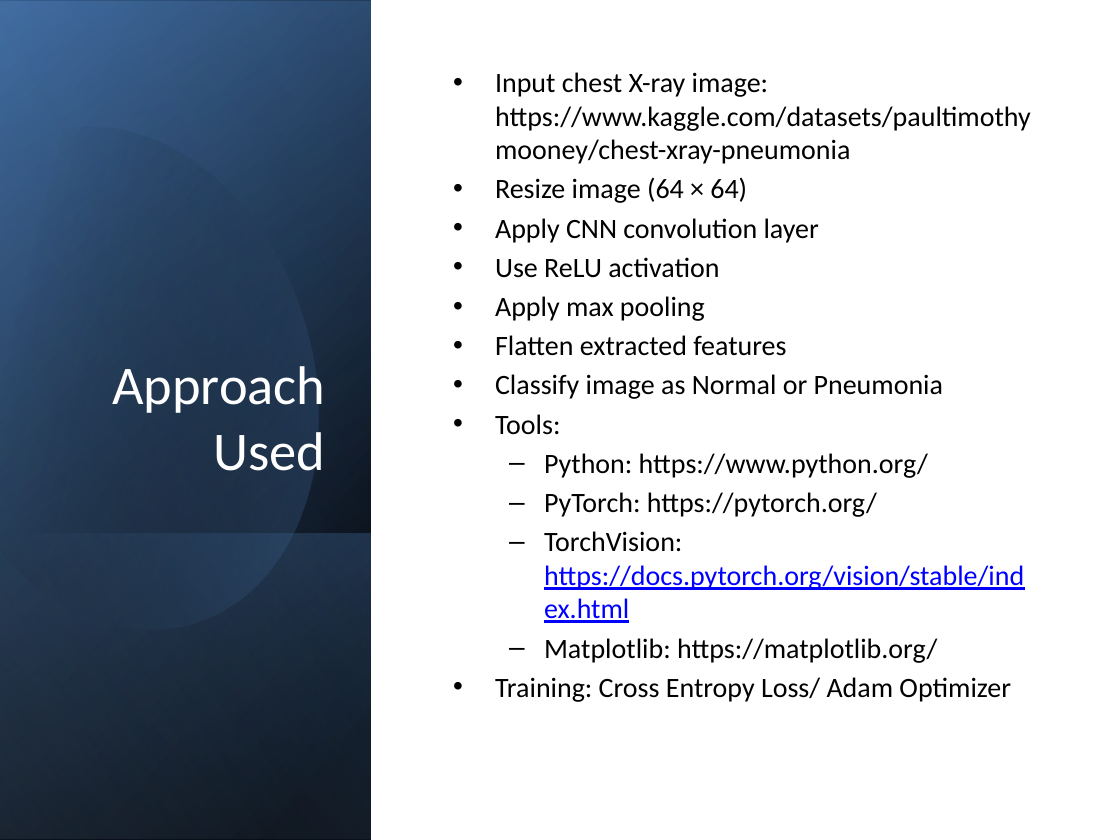
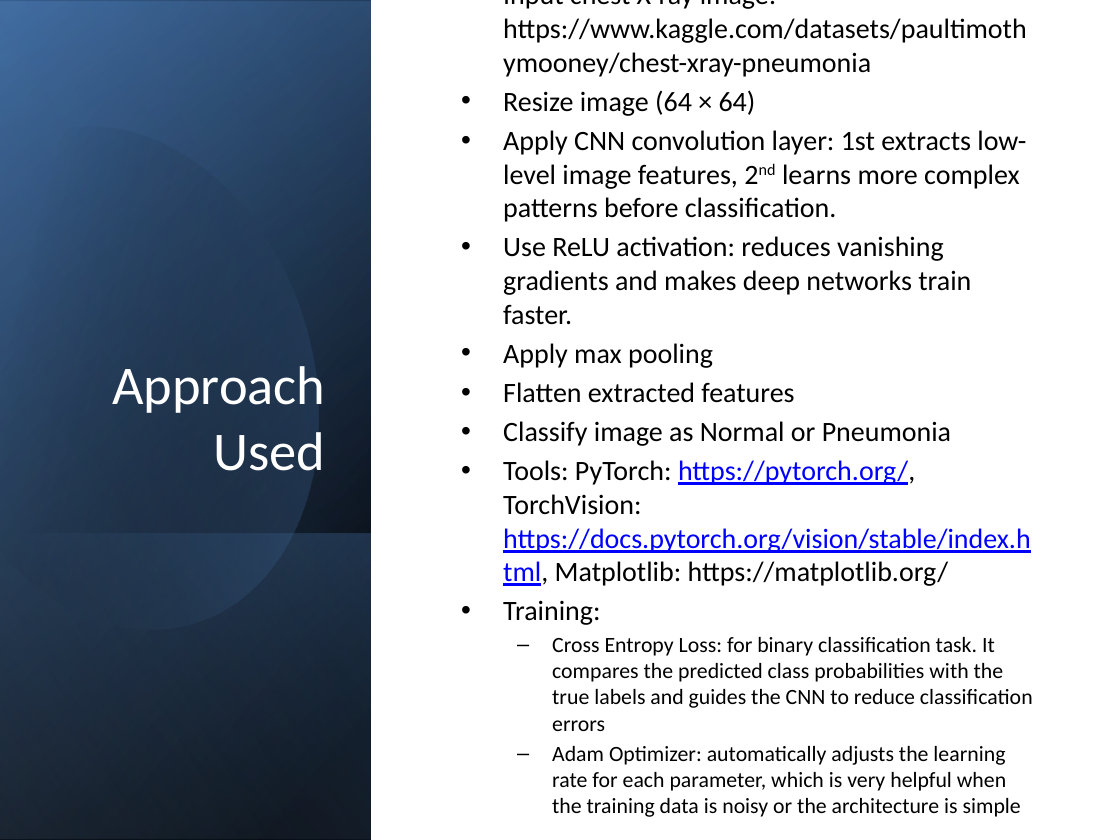
Before and after one commit to thucanh305/mrp_final, a slide deck: slide 5 of MRP_Final_Presentation_Slide_Final.pptx. Drawn at 1120x840 pixels with LibreOffice and Linux fonts; fonts in the diff are those of the drawing. Boxes give left, top, right and bottom in pixels: in the first picture for what was removed or moved away, otherwise in the second. Text is boxed around its words. In the diff, an @@ line names an element or a change of style, - is before the commit and + after.

```diff
--- a/MRP_Final_Presentation_Slide_Final.pptx
+++ b/MRP_Final_Presentation_Slide_Final.pptx
@@ text "Input chest X-ray image: https://www.kaggle.com/datasets/pau ...": place and size @@
-text "Input chest X-ray image: https://www.kaggle.com/datasets/pau ..." at [495,72,1031,702]
+text "Input chest X-ray image: https://www.kaggle.com/datasets/pau ..." at [503,18,1033,817]
@@ text at [503,130,1026,325]: text changed @@
-• Apply CNN convolution layer
-• Use ReLU activation
+• Apply CNN convolution layer: 1st extracts low-level image features, 2nd learns more complex patterns before classification.
+• Use ReLU activation: reduces vanishing gradients and makes deep networks train faster.
@@ text at [503,460,1033,817]: text changed; size 18 to 14 pt @@
-• Tools:
-  – Python: https://www.python.org/
-  – PyTorch: https://pytorch.org/
-  – TorchVision: https://docs.pytorch.org/vision/stable/index.html
-  – Matplotlib: https://matplotlib.org/
-• Training: Cross Entropy Loss/ Adam Optimizer
+• Tools: PyTorch: https://pytorch.org/, TorchVision: https://docs.pytorch.org/vision/stable/index.html, Matplotlib: https://matplotlib.org/
+• Training:
+  – Cross Entropy Loss: for binary classification task. It compares the predicted class probabilities with the true labels and guides the CNN to reduce classification errors
+  – Adam Optimizer: automatically adjusts the learning rate for each parameter, which is very helpful when the training data is noisy or the architecture is simple
```
Also in this commit, not shown: 2 other slides changed.
